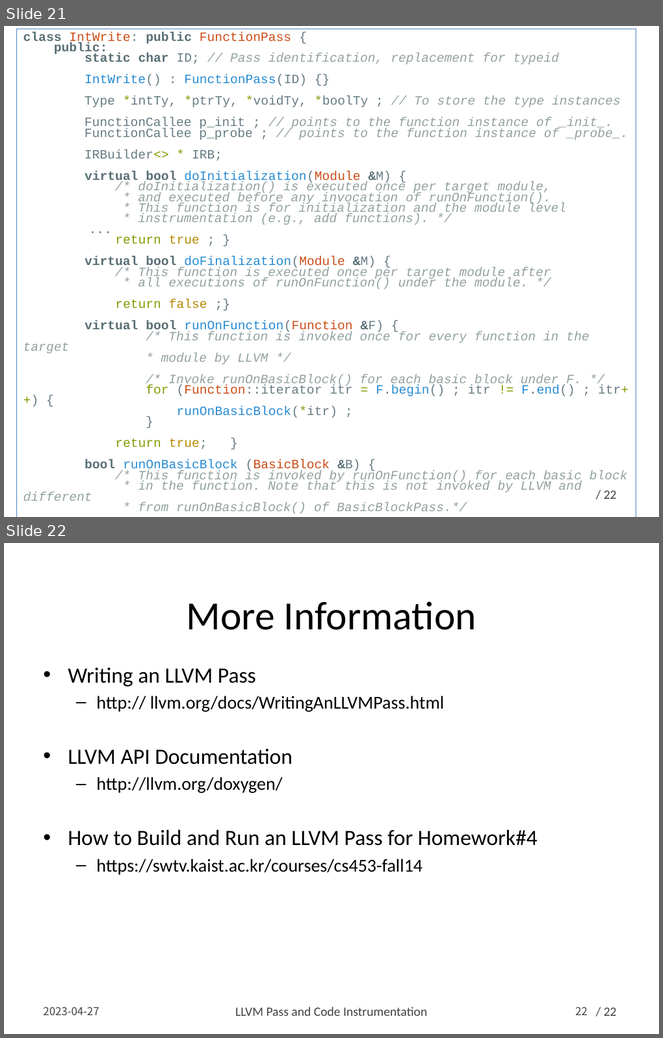
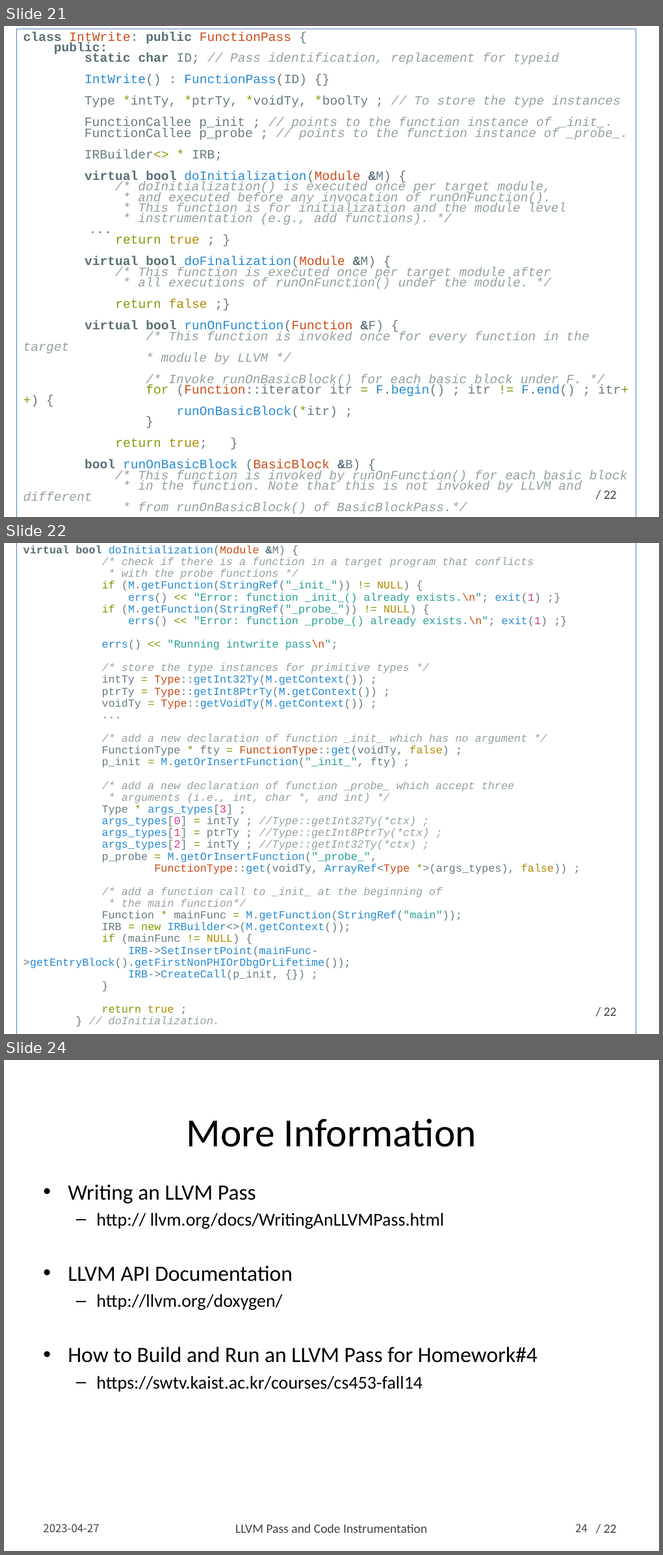
Before and after one commit to swtv-kaist/cs458-spring23, a slide deck: 2-coverage/lec13-llvm-pass-v3.pptx. Shown one above the other, each under a label of ours: slides 21 and 22 before the commit, slides 21, 22 and 24 after it; the slides between them are not shown. The pictures are 663x1038 and 663x1555 pixels, drawn with LibreOffice and Linux fonts; fonts in the diff are those of the drawing. Boxes give left, top, right and bottom in pixels: in the first picture for what was removed or moved away, otherwise in the second. Text is boxed around its words. In the diff, an @@ line names an element or a change of style, - is before the commit and + after.

```diff
--- a/2-coverage/lec13-llvm-pass-v3.pptx
+++ b/2-coverage/lec13-llvm-pass-v3.pptx
@@ slide 22 added at bbox=[4, 543, 659, 1034], background #FFFFFF; not listed: 1 template element that a slide beside it also shows @@
@@ rectangle added at bbox=[17, 543, 636, 1034], outline #4F81BD 0.75 pt, 12 pt, text #93A1A1 @@
+virtual bool doInitialization(Module &M) {
+/* check if there is a function in a target program that conflicts
+* with the probe functions */
+if (M.getFunction(StringRef("_init_")) != NULL) {
+errs() << "Error: function _init_() already exists.\n"; exit(1) ;}
+if (M.getFunction(StringRef("_probe_")) != NULL) {
+errs() << "Error: function _probe_() already exists.\n"; exit(1) ;}
+errs() << "Running intwrite pass\n";
+/* store the type instances for primitive types */
+intTy = Type::getInt32Ty(M.getContext()) ;
+ptrTy = Type::getInt8PtrTy(M.getContext()) ;
+voidTy = Type::getVoidTy(M.getContext()) ;
+...
+/* add a new declaration of function _init_ which has no argument */
+FunctionType * fty = FunctionType::get(voidTy, false) ;
+p_init = M.getOrInsertFunction("_init_", fty) ;
+/* add a new declaration of function _probe_ which accept three
+* arguments (i.e., int, char *, and int) */
+Type * args_types[3] ;
+args_types[0] = intTy ; //Type::getInt32Ty(*ctx) ;
+args_types[1] = ptrTy ; //Type::getInt8PtrTy(*ctx) ;
+args_types[2] = intTy ; //Type::getInt32Ty(*ctx) ;
+p_probe = M.getOrInsertFunction("_probe_",
+FunctionType::get(voidTy, ArrayRef<Type *>(args_types), false)) ;
+/* add a function call to _init_ at the beginning of
+* the main function*/
+Function * mainFunc = M.getFunction(StringRef("main"));
+IRB = new IRBuilder<>(M.getContext());
+if (mainFunc != NULL) {
+IRB->SetInsertPoint(mainFunc->getEntryBlock().getFirstNonPHIOrDbgOrLifetime());
+IRB->CreateCall(p_init, {}) ;
+}
+return true ;
+} // doInitialization.
@@ what was slide 22 is now slide 24 @@
@@ page number at bbox=[575, 1524, 588, 1533]: text changed @@
-22
+24
```
Also in this commit, not shown: 1 other slide added, 2 other files.
